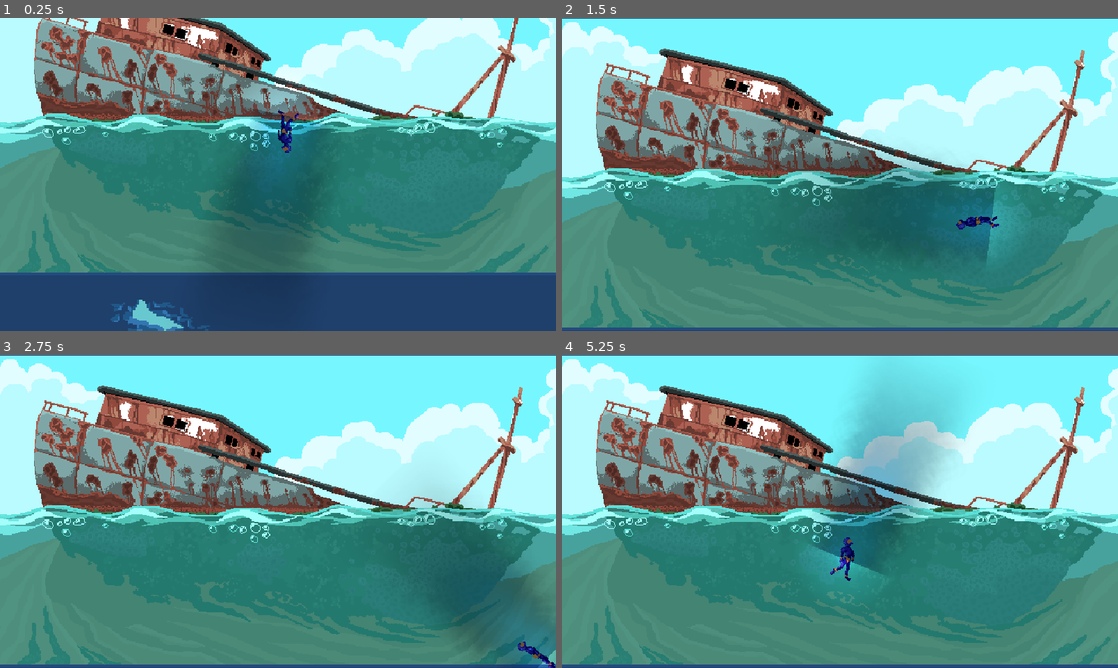
Above: before the commit, frames 1-4 (two rows, left to right).
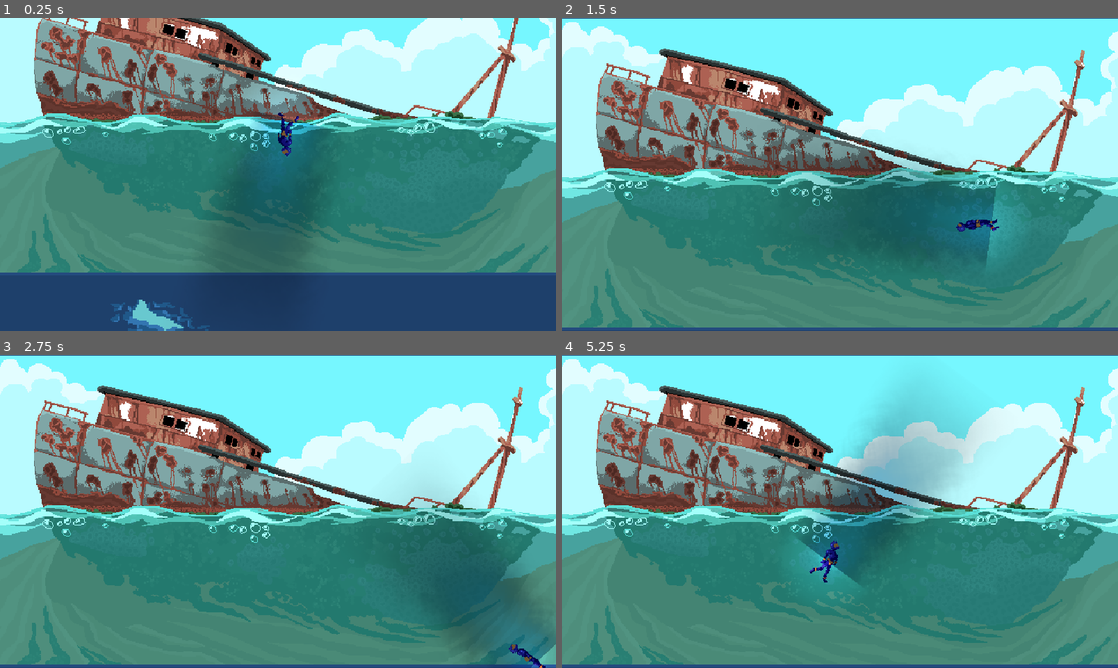
Above: after the commit, the same moments.

Repository: AymericJM/Abyss
Game: Godot game, scene res://scenes/game.tscn
Same seed, same stepped clock (60 frames per second), same inputs: the game is played once before the commit and once after it.
Inputs (mouse positions are in pixels of both pictures, inside the frame that each line leads up to):
- Up to frame 1 (0.25 s): no input
- Up to frame 2 (1.5 s): move the mouse to (962, 158) at 0.52 s; hold Right (move_right) 0.53-1.28 s; move the mouse to (728, 190) at 1.27 s; hold Down (move_down) from 1.28 s (still down)
- Up to frame 3 (2.75 s): move the mouse to (333, 442) at 2.02 s; release Down (move_down) at 2.03 s; hold Right (move_right) from 2.03 s (still down)
- Up to frame 4 (5.25 s): move the mouse to (812, 574) at 2.77 s; release Right (move_right) at 2.78 s; hold Up (move_up) 2.78-3.53 s; move the mouse to (1006, 558) at 3.52 s; hold Left (move_left) 3.53-5.03 s; move the mouse to (673, 464) at 4.27 s; move the mouse to (867, 511) at 5.02 s; hold Down (move_down) from 5.03 s (still down)

The runs differ from the first frame. In frame 1, 0.3% of the frame differs, in the area x 45-60%, y 29-45%; in frame 2, 0.2%; in frame 3, 0.3%; in frame 4, 2.3%, in the area x 43-73%, y 7-74%.

Commit message:
feat(scenes/): add hitbox around the labyrinth

Diff:
--- a/scenes/game.tscn
+++ b/scenes/game.tscn
@@ -5,6 +5,45 @@
 [ext_resource type="Script" uid="uid://drrdlk5lce5aj" path="res://scripts/camera.gd" id="2_yqjtg"]
 [ext_resource type="Texture2D" uid="uid://dyusa455a5myl" path="res://assets/boatDestroyed.png" id="3_lbhrr"]
 [ext_resource type="PackedScene" uid="uid://8etoonjjrxec" path="res://scenes/level.tscn" id="3_lnu2h"]
+
+[sub_resource type="RectangleShape2D" id="RectangleShape2D_iywne"]
+size = Vector2(1287, 791)
+
+[sub_resource type="RectangleShape2D" id="RectangleShape2D_p57ef"]
+size = Vector2(717, 20)
+
+[sub_resource type="RectangleShape2D" id="RectangleShape2D_u5sy4"]
+size = Vector2(754, 556)
+
+[sub_resource type="RectangleShape2D" id="RectangleShape2D_gee14"]
+size = Vector2(954.5, 418.5)
+
+[sub_resource type="RectangleShape2D" id="RectangleShape2D_0tnpc"]
+size = Vector2(634, 750)
+
+[sub_resource type="RectangleShape2D" id="RectangleShape2D_vtaks"]
+size = Vector2(1269, 358)
+
+[sub_resource type="RectangleShape2D" id="RectangleShape2D_kvpfn"]
+size = Vector2(650, 1430)
+
+[sub_resource type="RectangleShape2D" id="RectangleShape2D_dinhu"]
+size = Vector2(1300, 377)
+
+[sub_resource type="RectangleShape2D" id="RectangleShape2D_kvuet"]
+size = Vector2(304, 730)
+
+[sub_resource type="RectangleShape2D" id="RectangleShape2D_trtic"]
+size = Vector2(643.5, 20)
+
+[sub_resource type="RectangleShape2D" id="RectangleShape2D_ir15t"]
+size = Vector2(1933, 747)
+
+[sub_resource type="RectangleShape2D" id="RectangleShape2D_ca42v"]
+size = Vector2(426.5, 1073.5)
+
+[sub_resource type="RectangleShape2D" id="RectangleShape2D_rysoc"]
+size = Vector2(636, 390)
 
 [node name="game" type="Node2D" unique_id=977194021]
 script = ExtResource("1_iywne")
@@ -80,3 +119,57 @@
 [node name="CanvasModulate" type="CanvasModulate" parent="." unique_id=495194698]
 visible = false
 color = Color(0.10338759, 0.099523984, 0.09362256, 1)
+
+[node name="Walls" type="StaticBody2D" parent="." unique_id=1199168450]
+
+[node name="CollisionShape2D" type="CollisionShape2D" parent="Walls" unique_id=1087867823]
+position = Vector2(-635, -29)
+shape = SubResource("RectangleShape2D_iywne")
+
+[node name="CollisionShape2D2" type="CollisionShape2D" parent="Walls" unique_id=683029999]
+position = Vector2(349, -182)
+shape = SubResource("RectangleShape2D_p57ef")
+
+[node name="CollisionShape2D3" type="CollisionShape2D" parent="Walls" unique_id=64481110]
+position = Vector2(1012, 85)
+shape = SubResource("RectangleShape2D_u5sy4")
+
+[node name="CollisionShape2D4" type="CollisionShape2D" parent="Walls" unique_id=1476348767]
+position = Vector2(-1749, 559)
+shape = SubResource("RectangleShape2D_gee14")
+
+[node name="CollisionShape2D5" type="CollisionShape2D" parent="Walls" unique_id=1000739212]
+position = Vector2(-959, 1094)
+shape = SubResource("RectangleShape2D_0tnpc")
+
+[node name="CollisionShape2D6" type="CollisionShape2D" parent="Walls" unique_id=1314169749]
+position = Vector2(632.5, 900)
+shape = SubResource("RectangleShape2D_vtaks")
+
+[node name="CollisionShape2D7" type="CollisionShape2D" parent="Walls" unique_id=739881617]
+position = Vector2(1594, 1082)
+shape = SubResource("RectangleShape2D_kvpfn")
+
+[node name="CollisionShape2D8" type="CollisionShape2D" parent="Walls" unique_id=1164201649]
+position = Vector2(-6, 1620.5)
+shape = SubResource("RectangleShape2D_dinhu")
+
+[node name="CollisionShape2D9" type="CollisionShape2D" parent="Walls" unique_id=268853582]
+position = Vector2(2712, 1796)
+shape = SubResource("RectangleShape2D_kvuet")
+
+[node name="CollisionShape2D10" type="CollisionShape2D" parent="Walls" unique_id=748372575]
+position = Vector2(2241.25, 1431)
+shape = SubResource("RectangleShape2D_trtic")
+
+[node name="CollisionShape2D11" type="CollisionShape2D" parent="Walls" unique_id=1515745170]
+position = Vector2(1604, 2536)
+shape = SubResource("RectangleShape2D_ir15t")
+
+[node name="CollisionShape2D12" type="CollisionShape2D" parent="Walls" unique_id=1673199298]
+position = Vector2(-211, 2354.25)
+shape = SubResource("RectangleShape2D_ca42v")
+
+[node name="CollisionShape2D13" type="CollisionShape2D" parent="Walls" unique_id=1872892693]
+position = Vector2(317, 3075)
+shape = SubResource("RectangleShape2D_rysoc")
